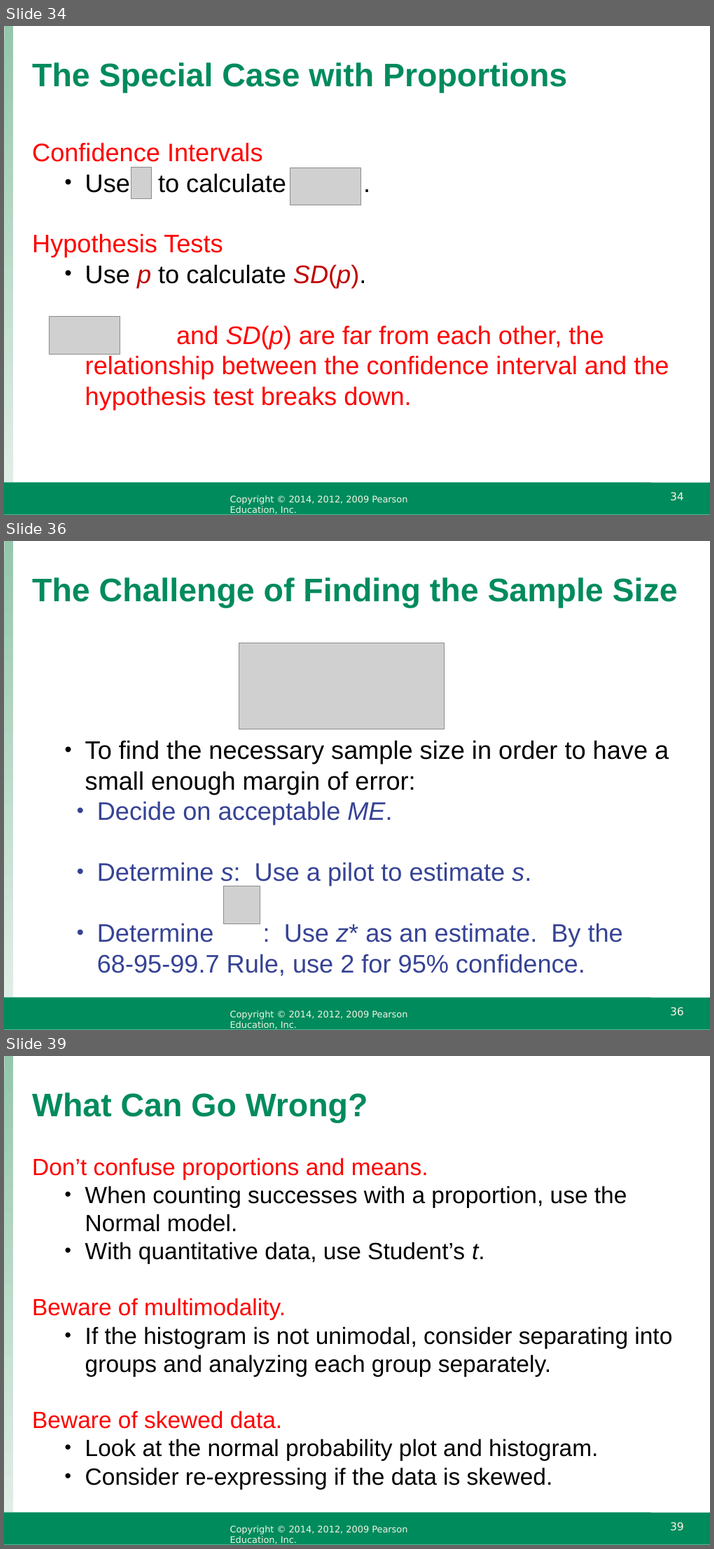
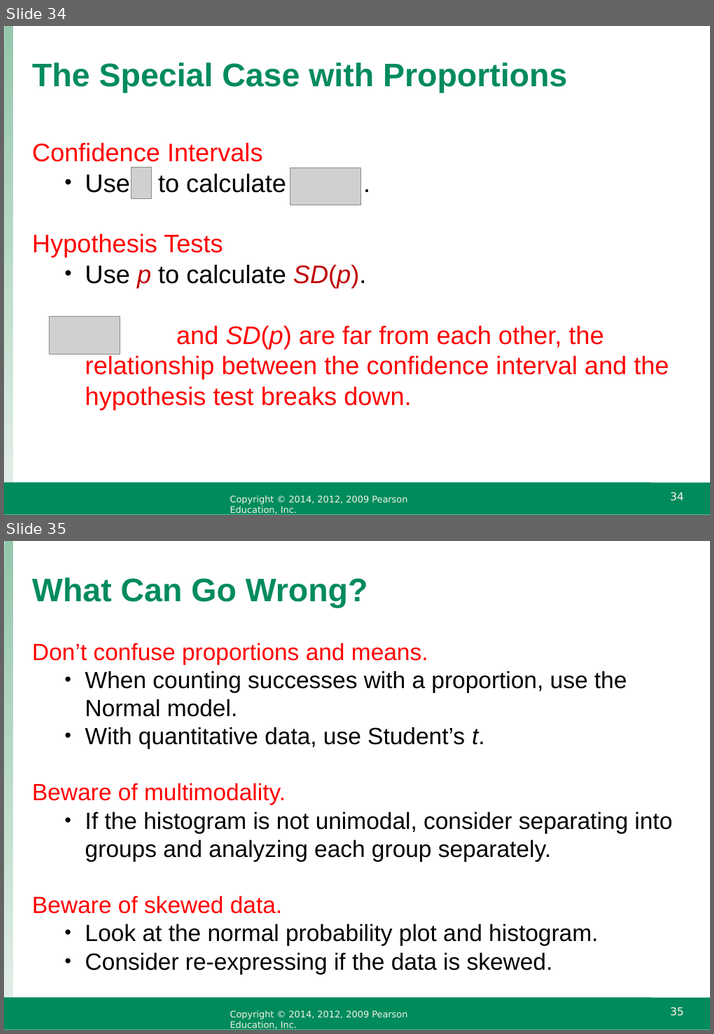
Before and after one commit to raffled/STAT111, a slide deck: week5/IS4_ppt_chapter18.odp. Shown one above the other, each under a label of ours: slides 34, 36 and 39 before the commit, slides 34 and 35 after it; the slides between them are not shown. The pictures are 714x1549 and 714x1034 pixels, drawn with LibreOffice and Linux fonts; fonts in the diff are those of the drawing; grey boxes stand for pictures; background and template pictures are left out. Boxes give left, top, right and bottom in pixels: in the first picture for what was removed or moved away, otherwise in the second. Text is boxed around its words. In the diff, an @@ line names an element or a change of style, - is before the commit and + after.

```diff
--- a/week5/IS4_ppt_chapter18.odp
+++ b/week5/IS4_ppt_chapter18.odp
@@ slide 36 removed at (4,541,710,1030), background #FFFFFF; not listed: 5 template elements that a slide beside it also shows @@
@@ title removed at (32,577,677,608) @@
-The Challenge of Finding the Sample Size
@@ picture removed at (239,643,444,729) @@
@@ text removed at (85,740,668,976) @@
-  • To find the necessary sample size in order to have a small enough margin of error:
-    • Decide on acceptable ME.
-    • Determine s: Use a pilot to estimate s.
-    • Determine : Use z* as an estimate. By the
-      68-95-99.7 Rule, use 2 for 95% confidence.
@@ picture removed at (223,885,259,924) @@
@@ what was slide 39 is now slide 35 @@
@@ page number at (670,1006,684,1016): text changed @@
-39
+35
```
Also in this commit, not shown: 3 slides changed, 3 other slides removed, 5 other files.
